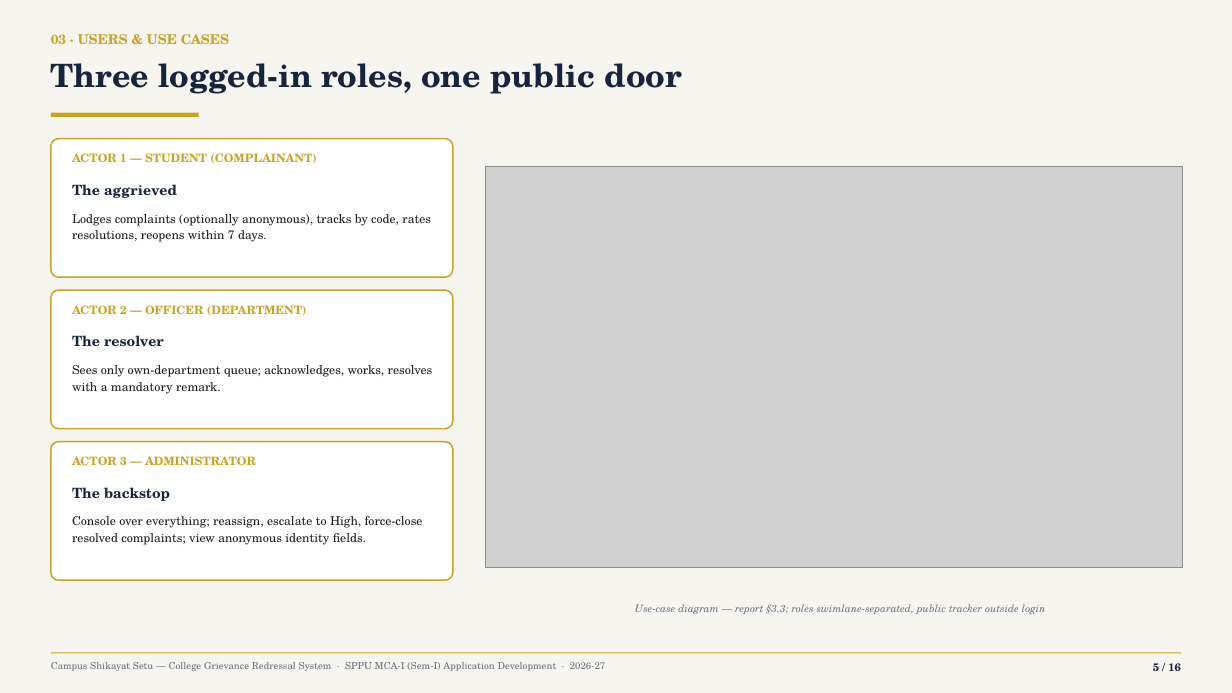
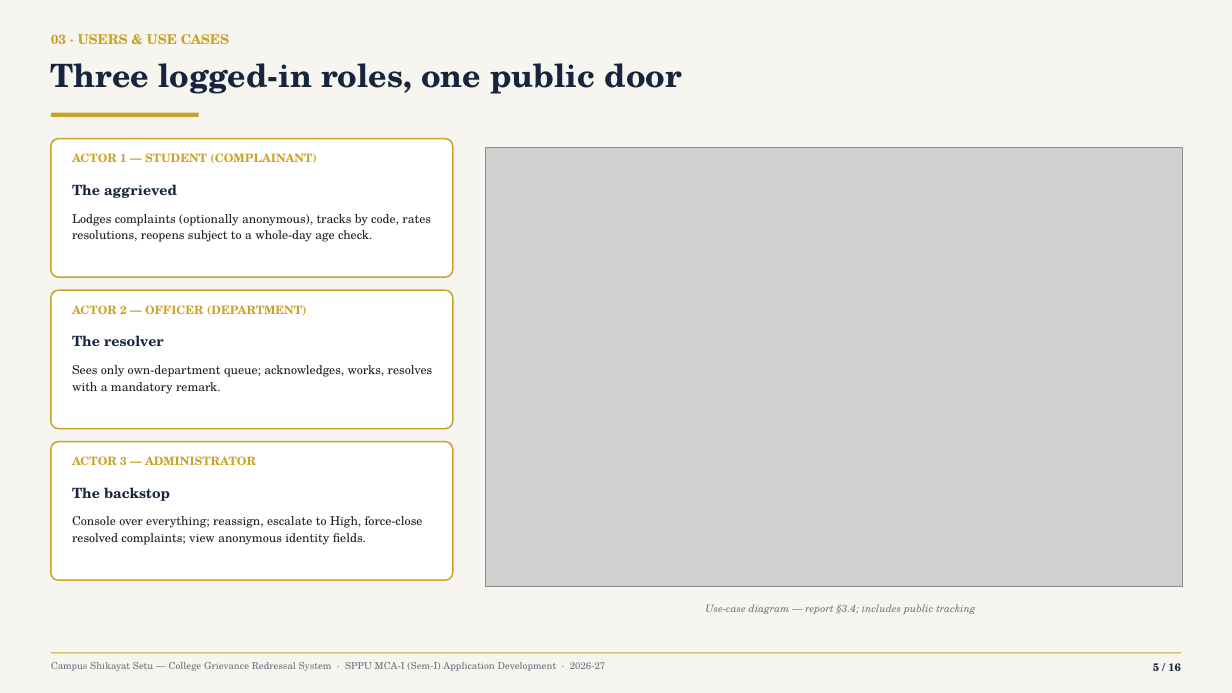
Before and after one commit to Yashwant-git392/Yashwant-git392, a slide deck: slide 5 of shikayat-setu/presentation/CampusShikayatSetu_MCA-Mini-Project_Review.pptx. Drawn at 1232x693 pixels with LibreOffice and Linux fonts; fonts in the diff are those of the drawing; grey boxes stand for pictures. Boxes give left, top, right and bottom in pixels: in the first picture for what was removed or moved away, otherwise in the second. Text is boxed around its words. In the diff, an @@ line names an element or a change of style, - is before the commit and + after.

Commit message:
Reconstruct Shikayat Setu diagrams from implementation

```diff
--- a/shikayat-setu/presentation/CampusShikayatSetu_MCA-Mini-Project_Review.pptx
+++ b/shikayat-setu/presentation/CampusShikayatSetu_MCA-Mini-Project_Review.pptx
@@ picture: place and size @@
-picture at <box>485,166,1183,568</box>
+picture at <box>485,147,1183,586</box>
@@ text at <box>72,214,431,242</box>: text changed @@
-Lodges complaints (optionally anonymous), tracks by code, rates resolutions, reopens within 7 days.
+Lodges complaints (optionally anonymous), tracks by code, rates resolutions, reopens subject to a whole-day age check.
@@ text at <box>705,604,975,614</box>: text changed @@
-Use-case diagram — report §3.3; roles swimlane-separated, public tracker outside login
+Use-case diagram — report §3.4; includes public tracking
```
Also in this commit, not shown: 10 other slides changed, 17 other files.
